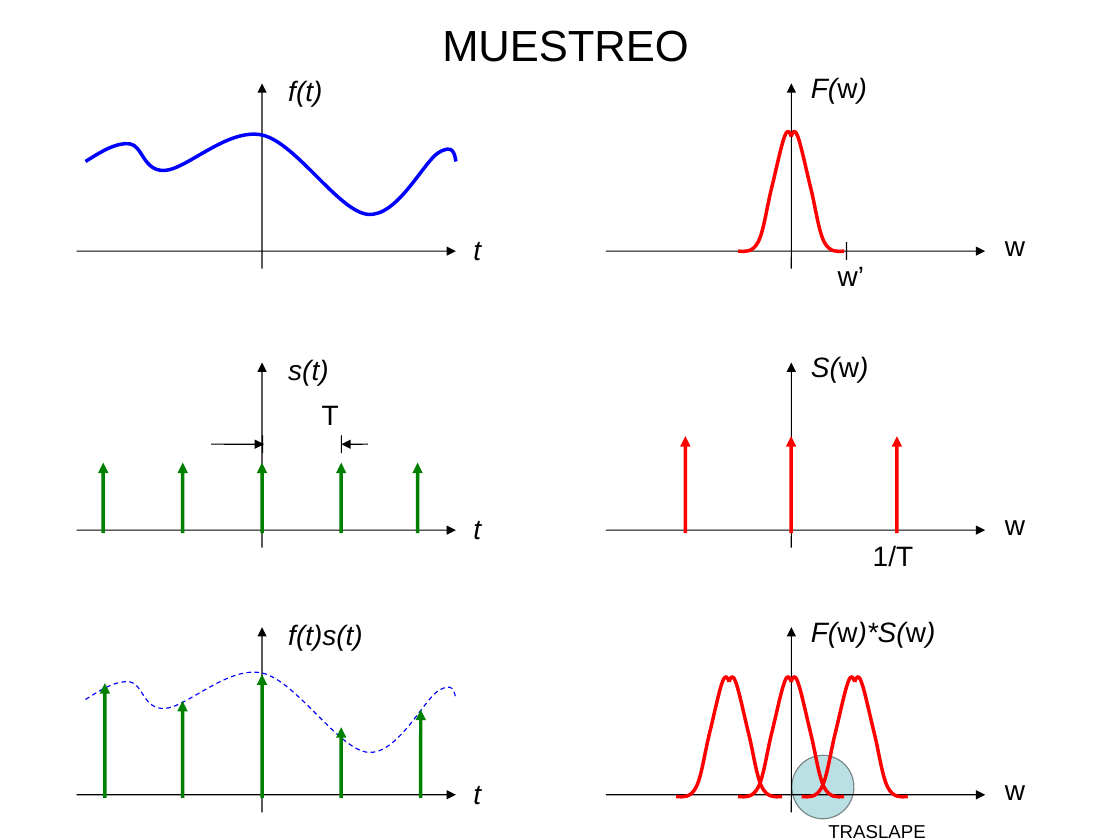
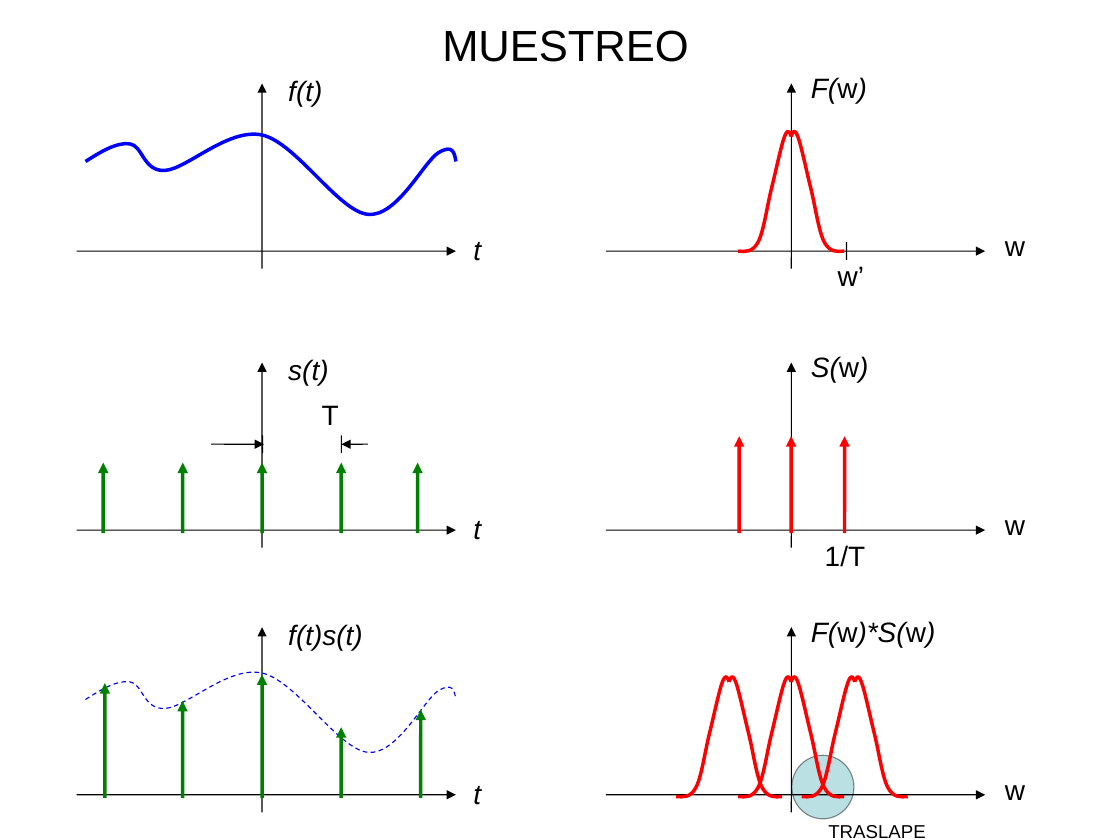
Before and after one commit to domingomery/imagenes, a slide deck: slide 11 of clases/Cap04_Sistemas_Lineales/presentations/IMG04_Muestreo1D_DFT.pptx. Drawn at 1120x840 pixels with LibreOffice and Linux fonts; fonts in the diff are those of the drawing. Boxes give left, top, right and bottom in pixels: in the first picture for what was removed or moved away, otherwise in the second. Text is boxed around its words. In the diff, an @@ line names an element or a change of style, - is before the commit and + after.

```diff
--- a/clases/Cap04_Sistemas_Lineales/presentations/IMG04_Muestreo1D_DFT.pptx
+++ b/clases/Cap04_Sistemas_Lineales/presentations/IMG04_Muestreo1D_DFT.pptx
@@ arrow moved from (685, 533) - (685, 436) to (739, 533) - (739, 436) @@
@@ arrow moved from (897, 533) - (897, 436) to (844, 533) - (844, 436) @@
@@ text "1/T": place and size @@
-text "1/T" at bbox=[873, 545, 913, 567]
+text "1/T" at bbox=[825, 545, 865, 567]
```
Also in this commit, not shown: 11 other files.
